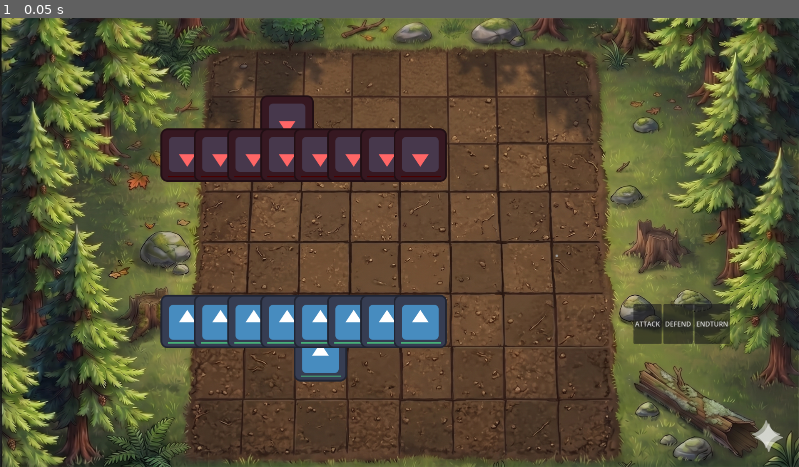
Above: before the commit, frame 1.
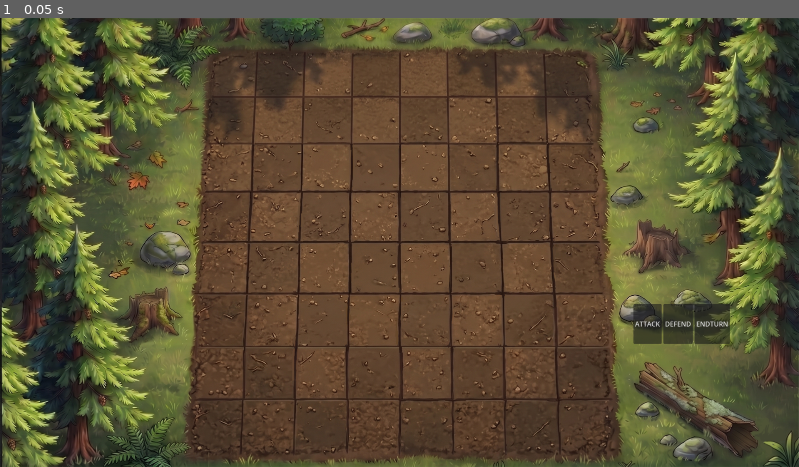
Above: after the commit, the same moment.

Repository: Liebe-dev/game-jam-kreardor-team
Game: Godot game, scene res://board.tscn
Same seed, same stepped clock (60 frames per second), same inputs: the game is played once before the commit and once after it. The engine's default icon, where the game draws it, is replaced by a stand-in: a white triangle on a blue panel in a dark square.
Inputs:
- Up to frame 1 (0.05 s): no input

The runs differ from the first frame. In frame 1, 9.5% of the frame differs, in the area x 20-98%, y 17-97%.
Error after the commit: Parse Error: Cannot use shorthand "get_node()" notation ("$") on a class that isn't a node. (res://logicgame.gd:4)

Commit message:
Pawn sheet

Diff:
--- a/Pawn.tscn
+++ b/Pawn.tscn
@@ -1,7 +1,7 @@
 [gd_scene format=3 uid="uid://qtgv1mmnvanv"]
 
 [ext_resource type="Script" uid="uid://dij6nc3syws5q" path="res://pawn.gd" id="1_f14ny"]
-[ext_resource type="Texture2D" uid="uid://chifl843pph40" path="res://icon.svg" id="2_iexdo"]
+[ext_resource type="Texture2D" uid="uid://kbxifnxtlcwm" path="res://pawn-sheet.png" id="2_iexdo"]
 
 [sub_resource type="StyleBoxFlat" id="StyleBoxFlat_q4exq"]
 bg_color = Color(0.9607843, 0.2509804, 0.078431375, 1)
@@ -16,6 +16,7 @@
 
 [node name="Sprite2D" type="Sprite2D" parent="." unique_id=286426425]
 texture = ExtResource("2_iexdo")
+hframes = 4
 
 [node name="HealthBar" type="ProgressBar" parent="." unique_id=1792561652]
 anchors_preset = 8
--- a/board.tscn
+++ b/board.tscn
@@ -47,6 +47,10 @@
 layout_mode = 2
 text = "ENDTURN"
 
+[node name="GridPoints" type="Node2D" parent="." unique_id=715706376]
+
+[node name="Marker2D" type="Marker2D" parent="GridPoints" unique_id=1051627033]
+
 [connection signal="pressed" from="CanvasLayer/HBoxContainer/Attack" to="logicgame" method="_on_attack_pressed"]
 [connection signal="pressed" from="CanvasLayer/HBoxContainer/Defend" to="logicgame" method="_on_defend_pressed"]
 [connection signal="pressed" from="CanvasLayer/HBoxContainer/EndTurn" to="logicgame" method="_on_end_turn_pressed"]
--- a/logicgame.gd
+++ b/logicgame.gd
@@ -1,4 +1,3 @@
-extends Node2D
 
 @export var pawn_scene: PackedScene
 @export var king_scene: PackedScene
Binary file changed: bg.png
Binary file added: pawn-sheet.png
Not shown, added: pawn-sheet.png.import
